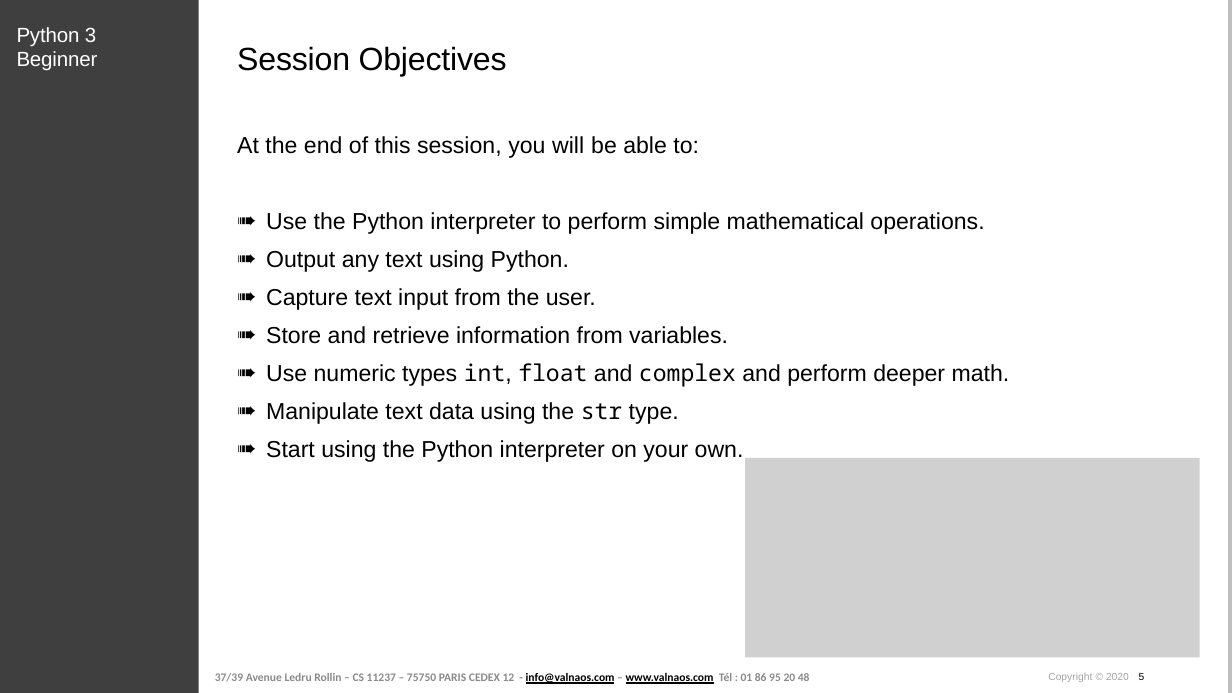
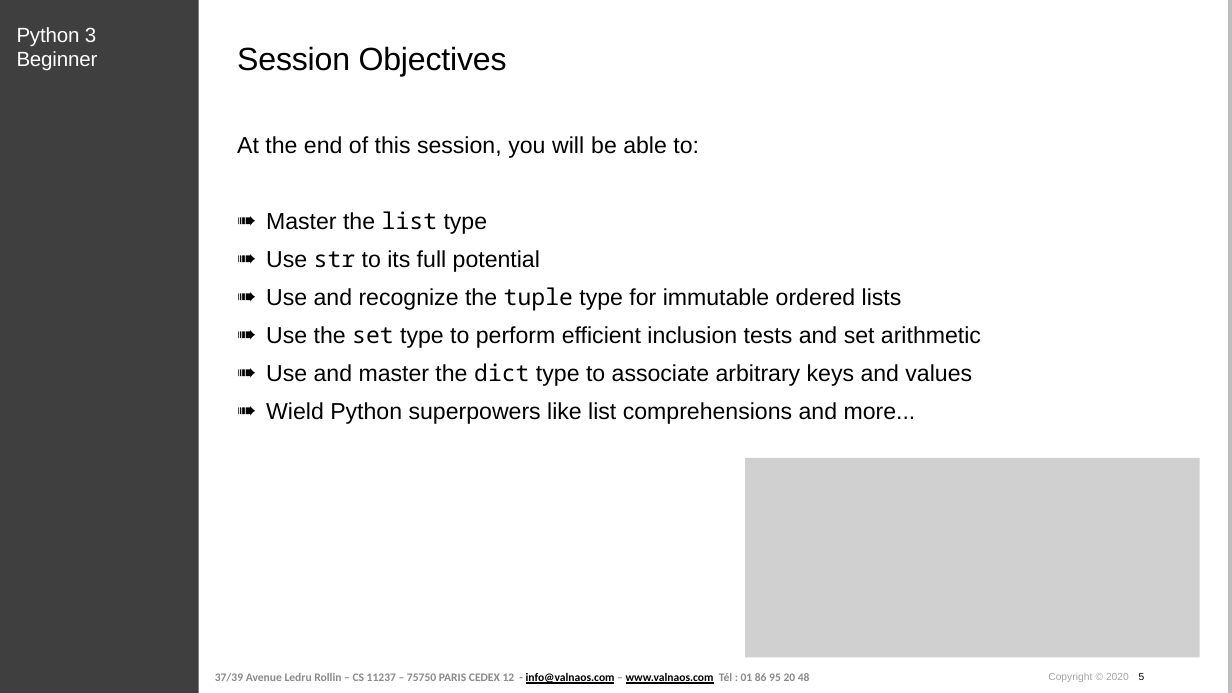
Before and after one commit to cstar-industries/python-3-beginner, a slide deck: slide 5 of 003-Data-Structures/Data Structures - Slides.pptx. Drawn at 1232x693 pixels with LibreOffice and Linux fonts; fonts in the diff are those of the drawing; grey boxes stand for pictures; background and template pictures are left out. Boxes give left, top, right and bottom in pixels: in the first picture for what was removed or moved away, otherwise in the second. Text is boxed around its words. In the diff, an @@ line names an element or a change of style, - is before the commit and + after.

Commit message:
Data Structures slides

```diff
--- a/003-Data-Structures/Data Structures - Slides.pptx
+++ b/003-Data-Structures/Data Structures - Slides.pptx
@@ text at [266, 211, 981, 424]: text changed @@
-➠ Use the Python interpreter to perform simple mathematical operations.
-➠ Output any text using Python.
-➠ Capture text input from the user.
-➠ Store and retrieve information from variables.
-➠ Use numeric types int, float and complex and perform deeper math.
-➠ Manipulate text data using the str type.
-➠ Start using the Python interpreter on your own.
+➠ Master the list type
+➠ Use str to its full potential
+➠ Use and recognize the tuple type for immutable ordered lists
+➠ Use the set type to perform efficient inclusion tests and set arithmetic
+➠ Use and master the dict type to associate arbitrary keys and values
+➠ Wield Python superpowers like list comprehensions and more...
```
Also in this commit, not shown: 18 other slides changed, 50 slides added, 44 slides removed, 1 other file.
